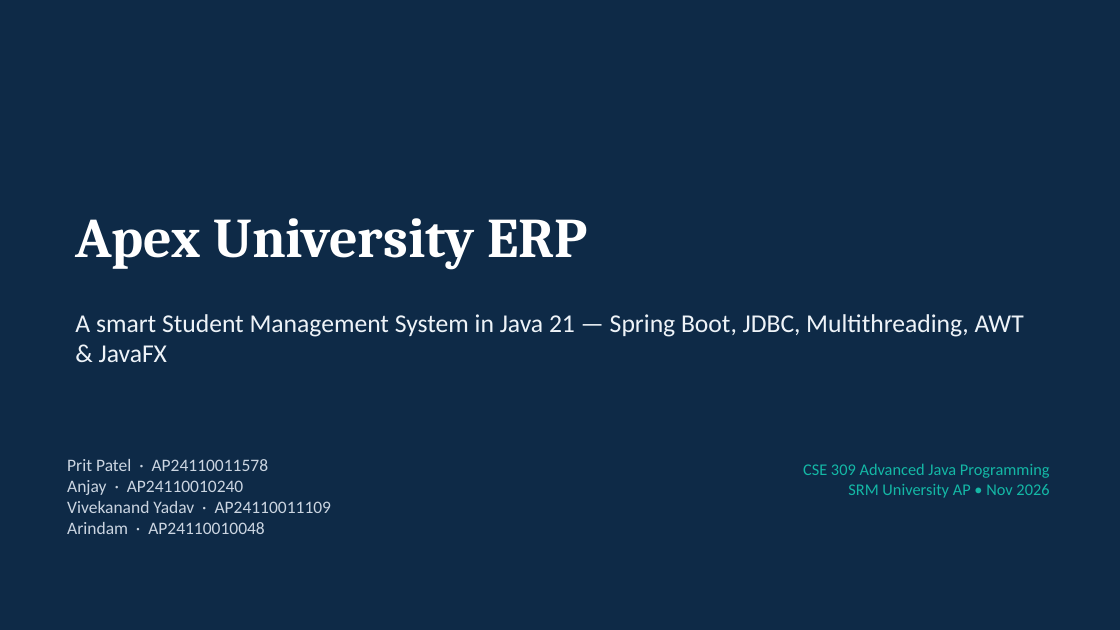
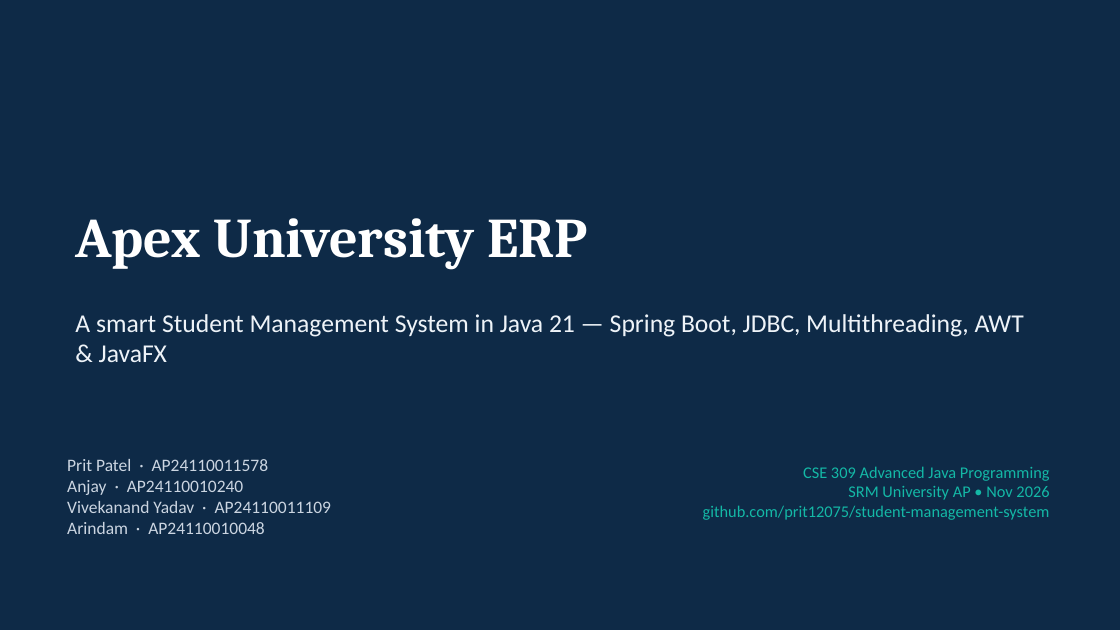
Before and after one commit to prit12075/student-management-system, a slide deck: slide 1 of docs/Apex_ERP_Presentation.pptx. Drawn at 1120x630 pixels with LibreOffice and Linux fonts; fonts in the diff are those of the drawing. Boxes give left, top, right and bottom in pixels: in the first picture for what was removed or moved away, otherwise in the second. Text is boxed around its words. In the diff, an @@ line names an element or a change of style, - is before the commit and + after.

Commit message:
Add GitHub repository link to README, report cover and presentation

```diff
--- a/docs/Apex_ERP_Presentation.pptx
+++ b/docs/Apex_ERP_Presentation.pptx
@@ text "CSE 309 Advanced Java Programming": place and size @@
-text "CSE 309 Advanced Java Programming" at <box>803,463,1050,498</box>
+text "CSE 309 Advanced Java Programming" at <box>703,466,1050,520</box>
@@ text at <box>703,505,1050,520</box>: paragraph added @@
+github.com/prit12075/student-management-system
```
Also in this commit, not shown: 3 other files.
